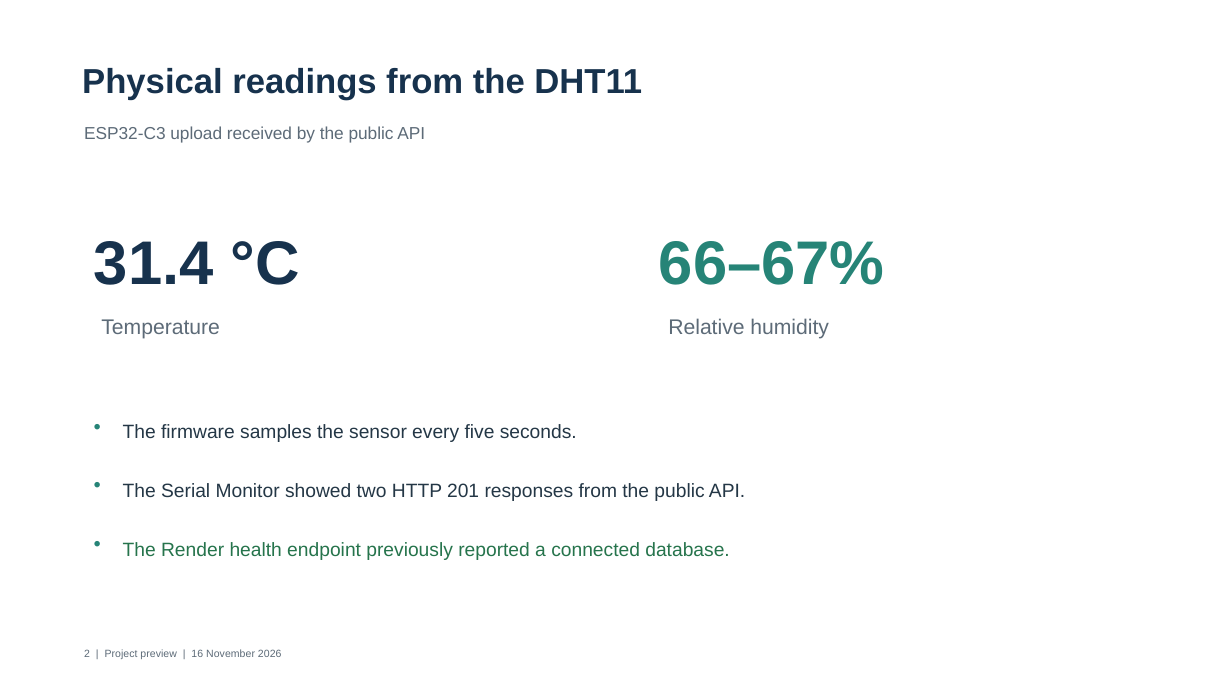
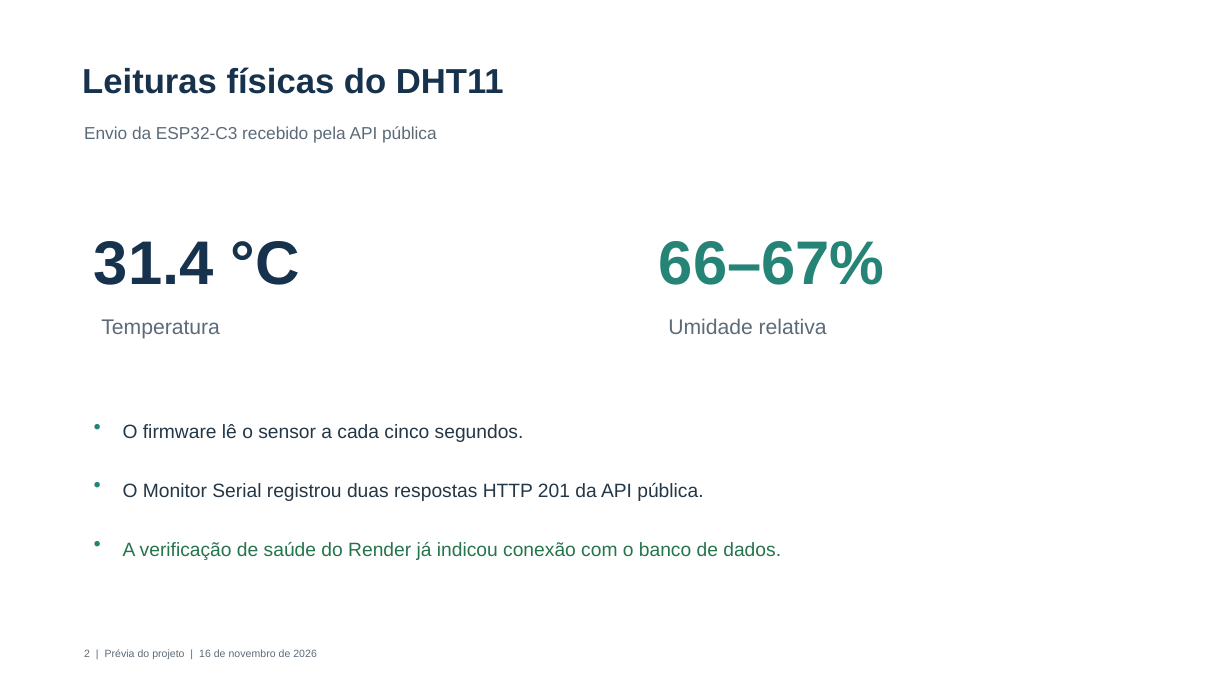
Before and after one commit to JoelsonJose/Monitoramento-de-Temperatura-e-Umidade, a slide deck: slide 2 of entregas/Apresentacao_Previa_IoT.pptx. Drawn at 1232x693 pixels with LibreOffice and Linux fonts; fonts in the diff are those of the drawing. Boxes give left, top, right and bottom in pixels: in the first picture for what was removed or moved away, otherwise in the second. Text is boxed around its words. In the diff, an @@ line names an element or a change of style, - is before the commit and + after.

```diff
--- a/entregas/Apresentacao_Previa_IoT.pptx
+++ b/entregas/Apresentacao_Previa_IoT.pptx
@@ text at (82, 67, 504, 94): text changed @@
-Physical readings from the DHT11
+Leituras físicas do DHT11
@@ text at (84, 126, 437, 143): text changed @@
-ESP32-C3 upload received by the public API
+Envio da ESP32-C3 recebido pela API pública
@@ text at (101, 319, 219, 339): text changed @@
-Temperature
+Temperatura
@@ text at (668, 318, 827, 334): text changed @@
-Relative humidity
+Umidade relativa
@@ text at (123, 424, 524, 442): text changed @@
-The firmware samples the sensor every five seconds.
+O firmware lê o sensor a cada cinco segundos.
@@ text at (123, 483, 703, 501): text changed @@
-The Serial Monitor showed two HTTP 201 responses from the public API.
+O Monitor Serial registrou duas respostas HTTP 201 da API pública.
@@ text at (123, 542, 781, 560): text changed @@
-The Render health endpoint previously reported a connected database.
+A verificação de saúde do Render já indicou conexão com o banco de dados.
@@ text at (84, 649, 317, 659): text changed @@
-2 | Project preview | 16 November 2026
+2 | Prévia do projeto | 16 de novembro de 2026
```
Also in this commit, not shown: 3 other slides changed, 2 slides added, 2 slides removed, 11 other files.
